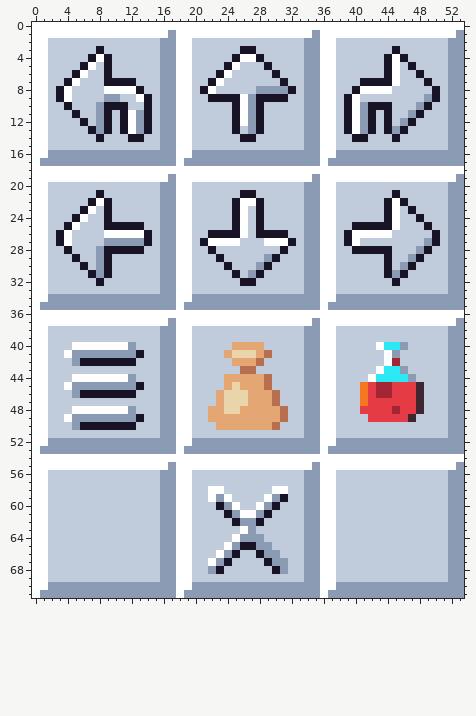
Two versions of one sprite sheet, src/client/img/crawler_buttons/buttons_notext.png. That is the earlier state.
The file is 54x72 pixels.
And afterwards:
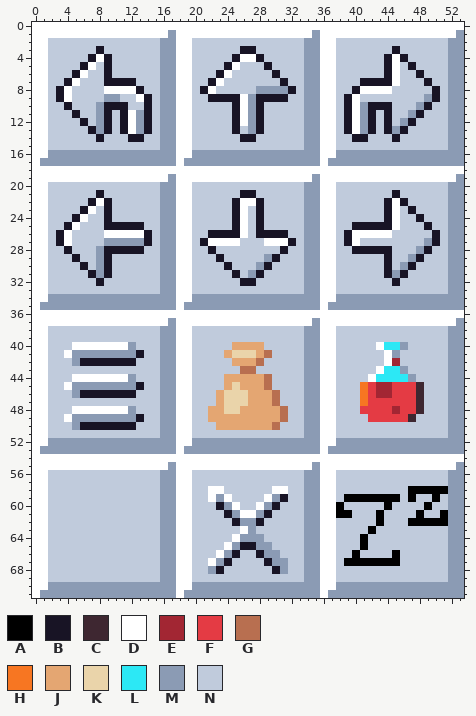
Palette (. is transparent): A #000000  B #181425  C #3e2731  D #ffffff  E #a22633  F #e43b44  G #b86f50  H #f77622  J #e4a672  K #ead4aa  L #2ce8f5  M #8b9bb4  N #c0cbdc
Changes in this commit:
Changed rows in their new state; - is an unchanged pixel.
first column x 38:
58 ---------AAAAA
59 -AAAAAAA-A--A-
60 A-----A----A--
61 AA---A----A--A
62 -----A---AAAAA
63 ----A---------
64 ---A----------
65 ---A----------
66 --A----A------
67 -AAAAAAA------
